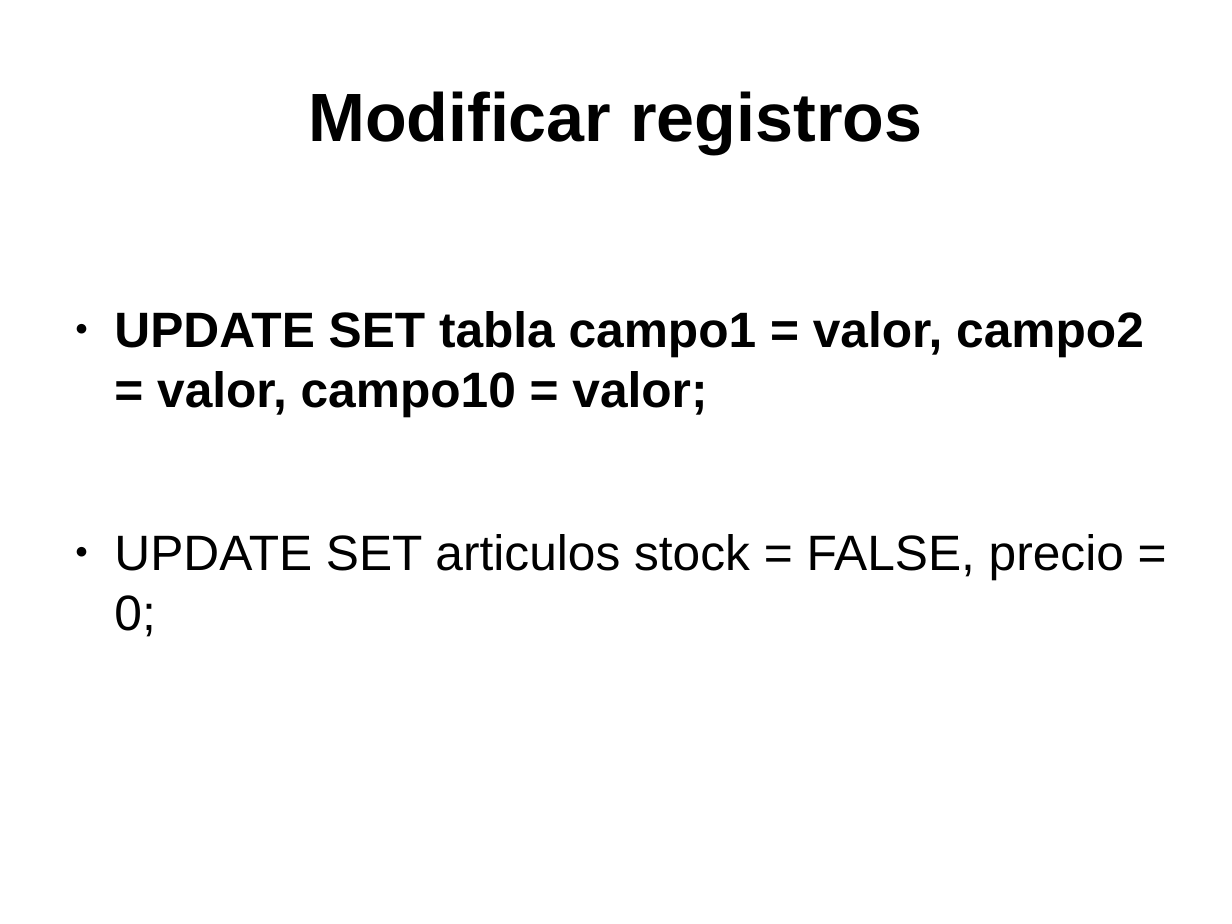
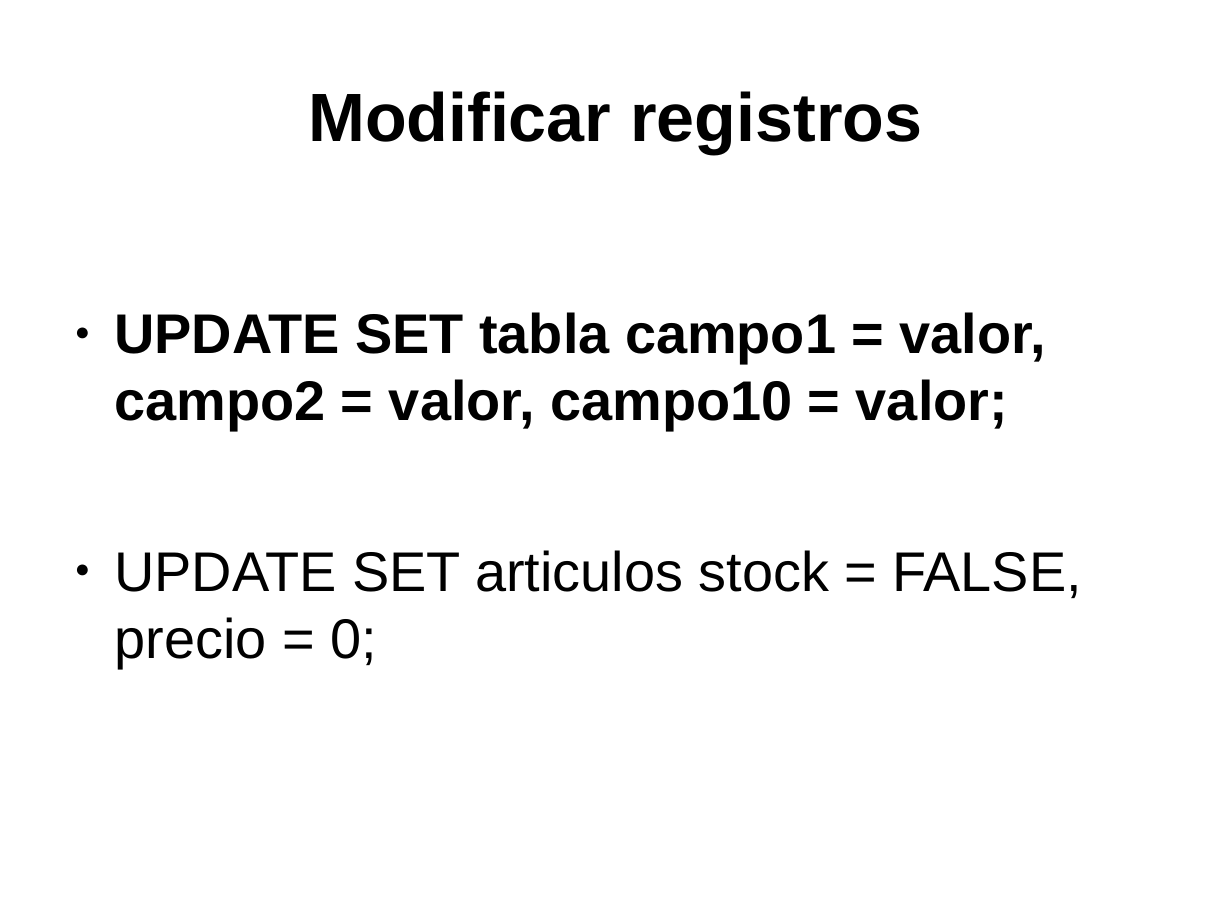
Before and after one commit to psicobyte/CursoPythonAvanzado, a slide deck: slide 40 of BaseDeDatosPython.odp (slide 25 before the commit). Drawn at 1232x924 pixels with LibreOffice and Linux fonts; fonts in the diff are those of the drawing. Boxes give left, top, right and bottom in pixels: in the first picture for what was removed or moved away, otherwise in the second. Text is boxed around its words. In the diff, an @@ line names an element or a change of style, - is before the commit and + after.

```diff
--- a/BaseDeDatosPython.odp
+++ b/BaseDeDatosPython.odp
@@ text "UPDATE SET tabla campo1 = ..." at box(114, 312, 1082, 668): size 32 to 36 pt @@
```
Also in this commit, not shown: 4 other slides changed, 39 slides added, 3 other files.
